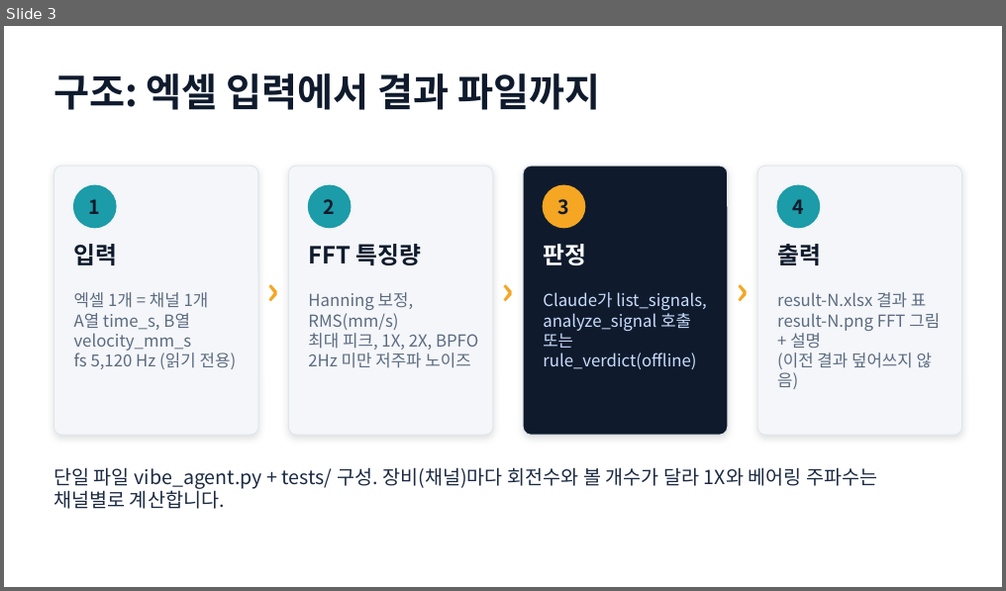
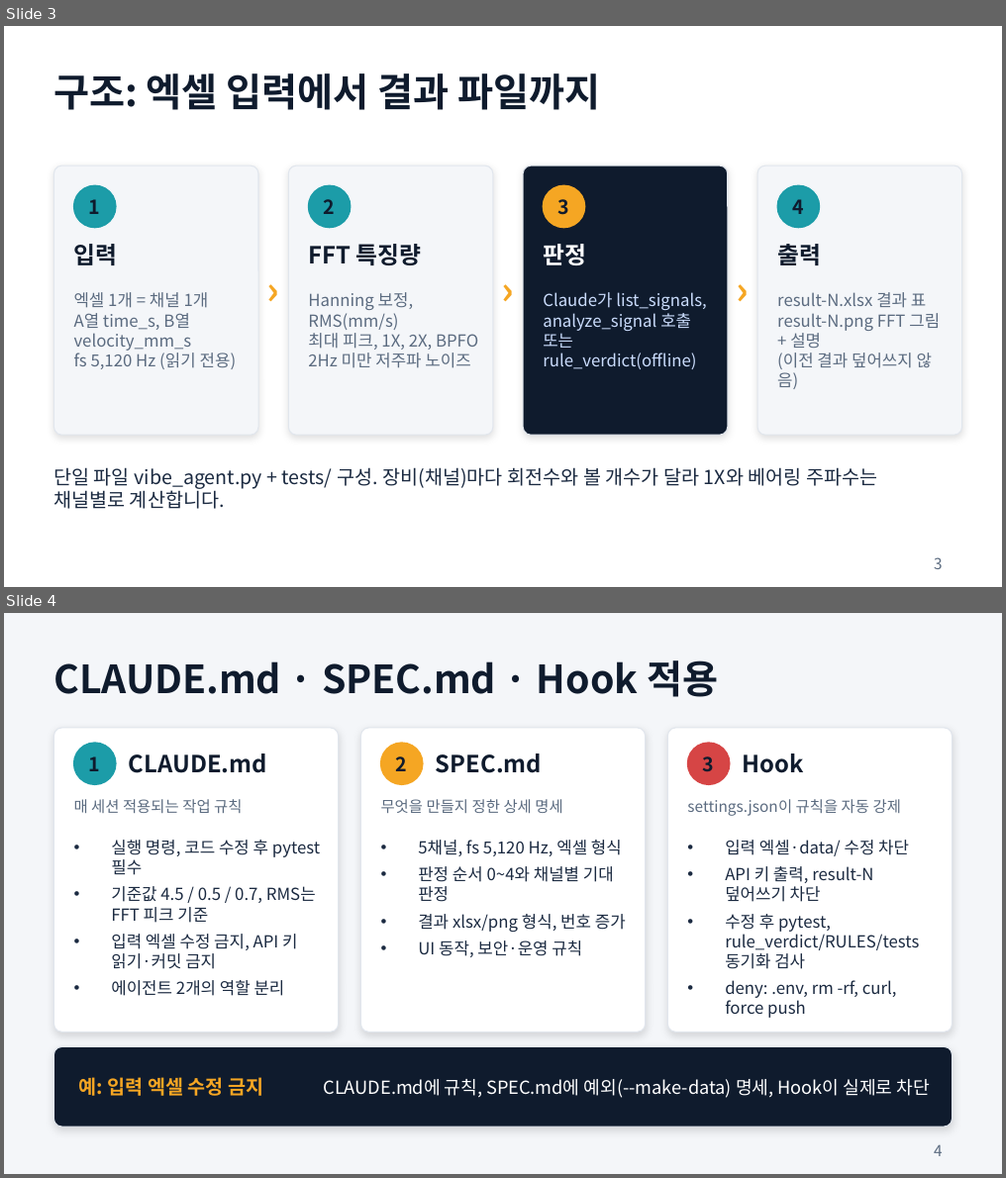
Before and after one commit to njpark22-eng/test, a slide deck: vibe-agent-demo.pptx. Shown one above the other, each under a label of ours: slide 3 before the commit, slides 3 and 4 after it. The pictures are 1006x591 and 1006x1178 pixels, drawn with LibreOffice and Linux fonts; fonts in the diff are those of the drawing. Boxes give left, top, right and bottom in pixels: in the first picture for what was removed or moved away, otherwise in the second. Text is boxed around its words. In the diff, an @@ line names an element or a change of style, - is before the commit and + after.

```diff
--- a/vibe-agent-demo.pptx
+++ b/vibe-agent-demo.pptx
@@ slide 4 added at (x1=4, y1=613, x2=1002, y2=1174), background #F4F6F9 @@
@@ text added at (x1=54, y1=661, x2=718, y2=697), 28 pt, text #0F1B2D, bold @@
+CLAUDE.md · SPEC.md · Hook 적용
@@ rounded rectangle added at (x1=54, y1=728, x2=339, y2=1032), fill #FFFFFF, outline #E1E6ED 0.75 pt @@
@@ rounded rectangle added at (x1=361, y1=728, x2=646, y2=1032), fill #FFFFFF, outline #E1E6ED 0.75 pt @@
@@ rounded rectangle added at (x1=667, y1=728, x2=952, y2=1032), fill #FFFFFF, outline #E1E6ED 0.75 pt @@
@@ ellipse added at (x1=74, y1=743, x2=116, y2=784), fill #1C9CA8, outline #1C9CA8 1 pt @@
@@ text added at (x1=89, y1=757, x2=101, y2=771), 14 pt, text #0F1B2D, bold @@
+1
@@ text added at (x1=129, y1=754, x2=267, y2=773), 17 pt, text #0F1B2D, bold @@
+CLAUDE.md
@@ ellipse added at (x1=380, y1=743, x2=422, y2=784), fill #F5A623, outline #F5A623 1 pt @@
@@ text added at (x1=396, y1=757, x2=408, y2=771), 14 pt, text #0F1B2D, bold @@
+2
@@ text added at (x1=436, y1=754, x2=542, y2=773), 17 pt, text #0F1B2D, bold @@
+SPEC.md
@@ ellipse added at (x1=687, y1=743, x2=730, y2=784), fill #D64545, outline #D64545 1 pt @@
@@ text added at (x1=703, y1=757, x2=715, y2=772), 14 pt, text #0F1B2D, bold @@
+3
@@ text added at (x1=743, y1=754, x2=804, y2=773), 17 pt, text #0F1B2D, bold @@
+Hook
@@ text added at (x1=74, y1=799, x2=242, y2=813), 11 pt, text #5B6B80 @@
+매 세션 적용되는 작업 규칙
@@ text added at (x1=381, y1=799, x2=562, y2=813), 11 pt, text #5B6B80 @@
+무엇을 만들지 정한 상세 명세
@@ text added at (x1=687, y1=799, x2=901, y2=816), 11 pt, text #5B6B80 @@
+settings.json이 규칙을 자동 강제
@@ text added at (x1=111, y1=840, x2=320, y2=996), 12 pt, text #1B2A41 @@
+• 실행 명령, 코드 수정 후 pytest 필수
+• 기준값 4.5 / 0.5 / 0.7, RMS는 FFT 피크 기준
+• 입력 엑셀 수정 금지, API 키 읽기·커밋 금지
+• 에이전트 2개의 역할 분리
@@ text added at (x1=418, y1=840, x2=626, y2=958), 12 pt, text #1B2A41 @@
+• 5채널, fs 5,120 Hz, 엑셀 형식
+• 판정 순서 0~4와 채널별 기대 판정
+• 결과 xlsx/png 형식, 번호 증가
+• UI 동작, 보안·운영 규칙
@@ text added at (x1=725, y1=840, x2=919, y2=1018), 12 pt, text #1B2A41 @@
+• 입력 엑셀·data/ 수정 차단
+• API 키 출력, result-N 덮어쓰기 차단
+• 수정 후 pytest, rule_verdict/RULES/tests 동기화 검사
+• deny: .env, rm -rf, curl, force push
@@ rounded rectangle added at (x1=54, y1=1047, x2=952, y2=1127), fill #0F1B2D, outline #E1E6ED 0.75 pt @@
@@ text added at (x1=79, y1=1077, x2=263, y2=1096), 14 pt, text #F5A623, bold @@
+예: 입력 엑셀 수정 금지
@@ text added at (x1=324, y1=1079, x2=930, y2=1098), 13 pt, text #FFFFFF @@
+CLAUDE.md에 규칙, SPEC.md에 예외(--make-data) 명세, Hook이 실제로 차단
@@ page number added at (x1=934, y1=1145, x2=943, y2=1157), 11 pt, text #5B6B80 @@
+4
@@ slide 3 changed as well @@
@@ page number added at (x1=934, y1=558, x2=943, y2=570), 11 pt, text #5B6B80 @@
+3
```
Also in this commit, not shown: 9 other slides changed, 1 other file.
